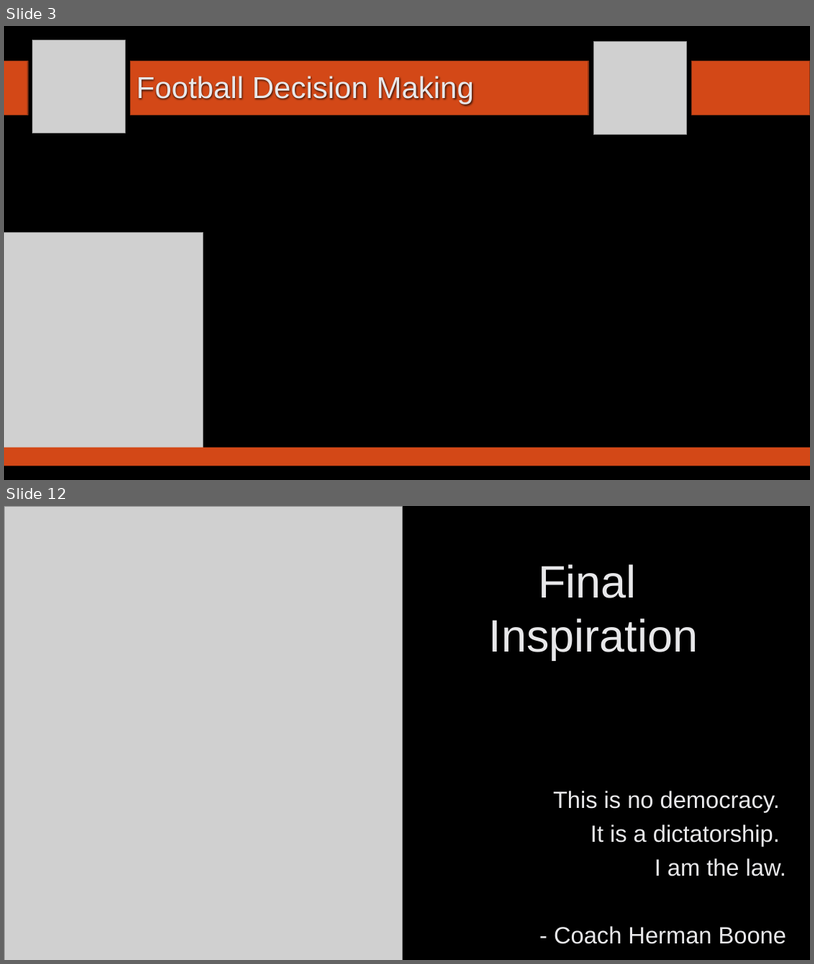
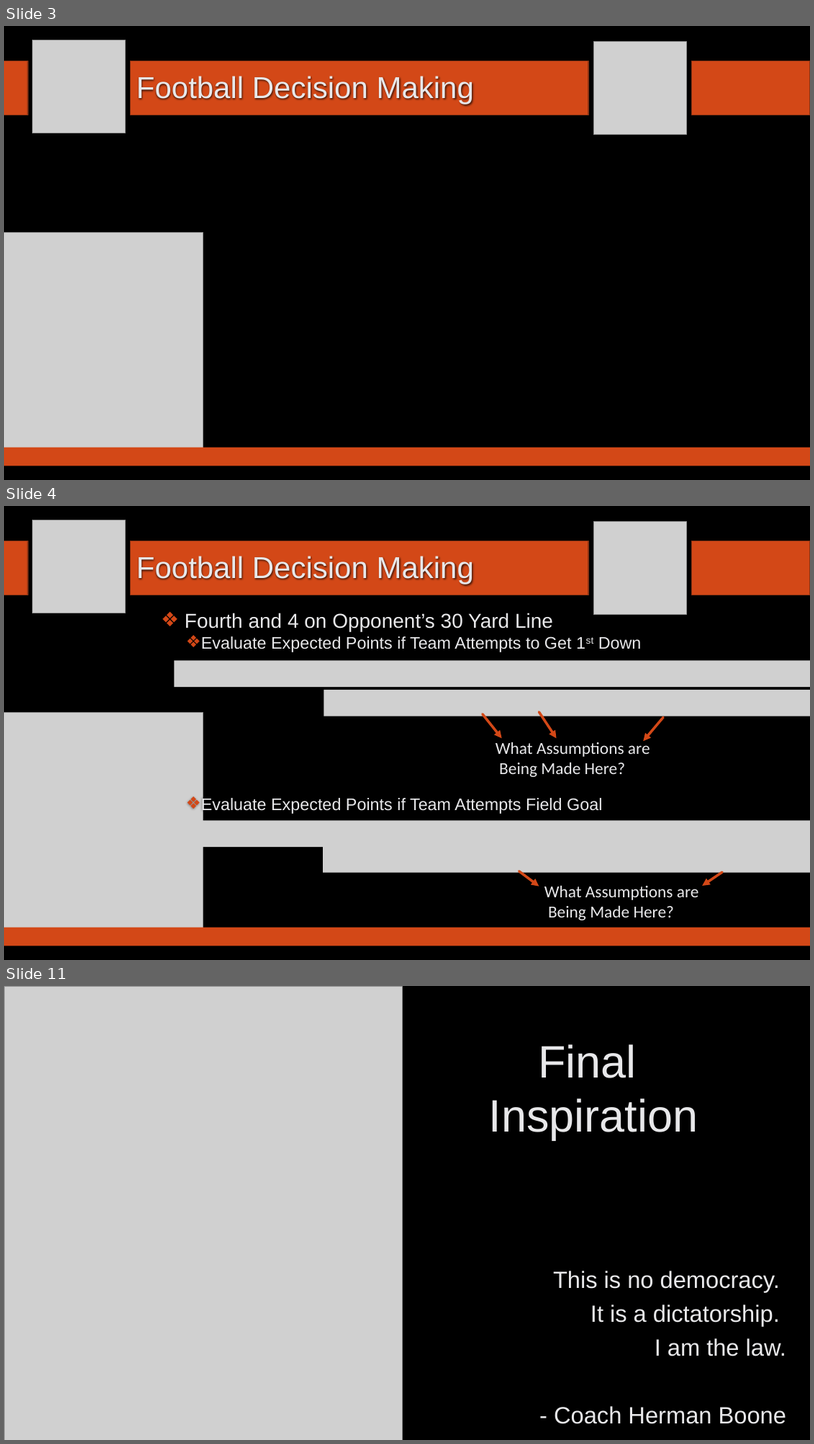
Before and after one commit to SuperMarioGiacomazzo/STOR390_WEBSITE, a slide deck: Slides/Football 4/Footballl_4_Lecture.pptx. Shown one above the other, each under a label of ours: slides 3 and 12 before the commit, slides 3, 4 and 11 after it; the slides between them are not shown. The pictures are 814x964 and 814x1444 pixels, drawn with LibreOffice and Linux fonts; fonts in the diff are those of the drawing; grey boxes stand for pictures; background and template pictures are left out. Boxes give left, top, right and bottom in pixels: in the first picture for what was removed or moved away, otherwise in the second. Text is boxed around its words. In the diff, an @@ line names an element or a change of style, - is before the commit and + after.

```diff
--- a/Slides/Football 4/Footballl_4_Lecture.pptx
+++ b/Slides/Football 4/Footballl_4_Lecture.pptx
@@ slide 4 added at [4,506,810,960], background picture (left out) @@
@@ picture added at [32,520,126,613] @@
@@ picture added at [594,521,687,614] @@
@@ rectangle added at [4,541,28,595], fill #D34817, outline #8B3314 1.25 pt @@
@@ rectangle added at [131,541,589,595], fill #D34817, outline #8B3314 1.25 pt @@
@@ rectangle added at [692,541,810,595], fill #D34817, outline #8B3314 1.25 pt @@
@@ title added at [136,556,474,584], 36 pt, text #E8E8EA @@
+Football Decision Making
@@ text added at [185,613,642,813], 20 pt, text #E8E8EA @@
+❖ Fourth and 4 on Opponent’s 30 Yard Line
+  ❖ Evaluate Expected Points if Team Attempts to Get 1st Down
+  ❖ Evaluate Expected Points if Team Attempts Field Goal
@@ picture added at [175,660,810,687] @@
@@ picture added at [324,690,810,716] @@
@@ picture added at [4,713,203,928] @@
@@ arrow added from (483, 714) to (502, 739), #D34817 3 pt @@
@@ arrow added from (540, 712) to (557, 739), #D34817 3 pt @@
@@ arrow added from (664, 717) to (643, 741), #D34817 3 pt @@
@@ text added at [496,739,651,777], 20 pt, text #E8E8EA @@
+What Assumptions are
+Being Made Here?
@@ picture added at [163,821,810,847] @@
@@ picture added at [324,846,810,872] @@
@@ arrow added from (520, 871) to (540, 886), #D34817 3 pt @@
@@ arrow added from (723, 872) to (702, 885), #D34817 3 pt @@
@@ text added at [545,885,700,920], 20 pt, text #E8E8EA @@
+What Assumptions are
+Being Made Here?
@@ rectangle added at [4,927,810,946], fill #D34817 @@
@@ what was slide 12 is now slide 11 @@
```
Also in this commit, not shown: 1 slide changed, 6 other slides added, 8 slides removed, 6 other files.
